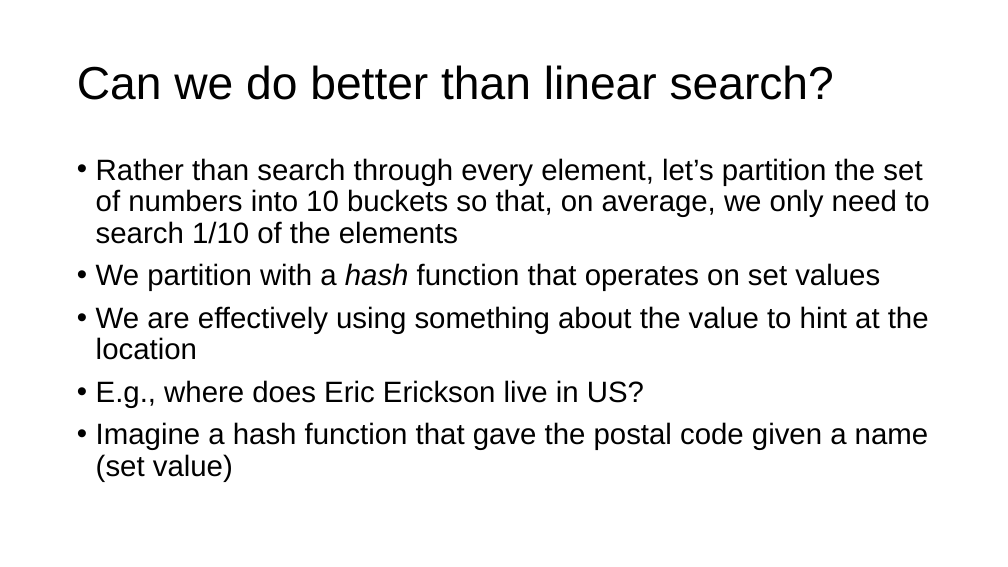
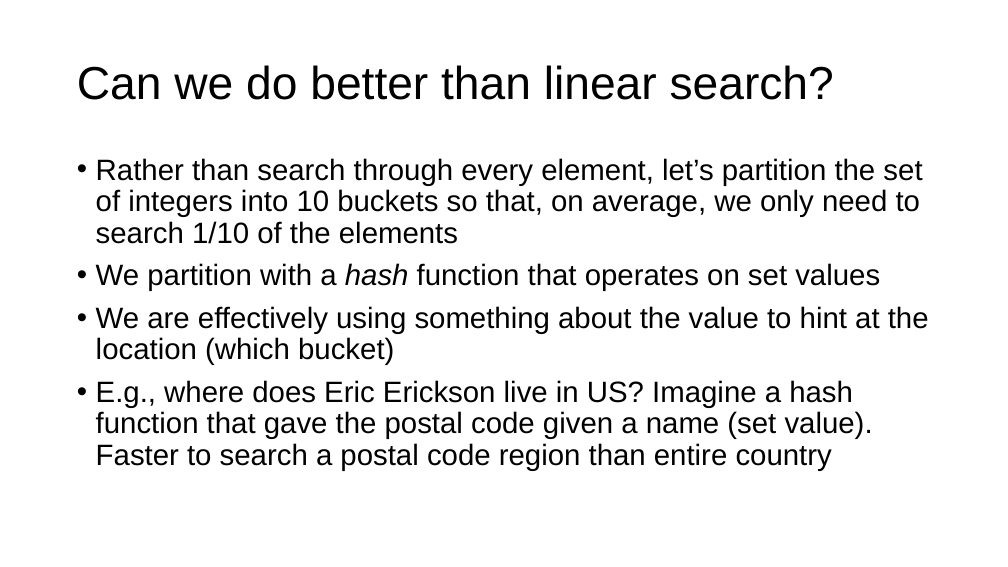
Before and after one commit to parrt/msds692, a slide deck: slide 7 of notes/hashtable.pptx. Drawn at 1008x567 pixels with LibreOffice and Linux fonts; fonts in the diff are those of the drawing; background and template pictures are left out. Boxes give left, top, right and bottom in pixels: in the first picture for what was removed or moved away, otherwise in the second. Text is boxed around its words. In the diff, an @@ line names an element or a change of style, - is before the commit and + after.

```diff
--- a/notes/hashtable.pptx
+++ b/notes/hashtable.pptx
@@ text at <box>96,158,922,244</box>: text changed @@
-• Rather than search through every element, let’s partition the set of numbers into 10 buckets so that, on average, we only need to search 1/10 of the elements
+• Rather than search through every element, let’s partition the set of integers into 10 buckets so that, on average, we only need to search 1/10 of the elements
@@ text at <box>96,306,929,471</box>: text changed @@
-• We are effectively using something about the value to hint at the location
-• E.g., where does Eric Erickson live in US?
-• Imagine a hash function that gave the postal code given a name (set value)
+• We are effectively using something about the value to hint at the location (which bucket)
+• E.g., where does Eric Erickson live in US? Imagine a hash function that gave the postal code given a name (set value). Faster to search a postal code region than entire country
```
Also in this commit, not shown: 11 other slides changed, 2 other files.
